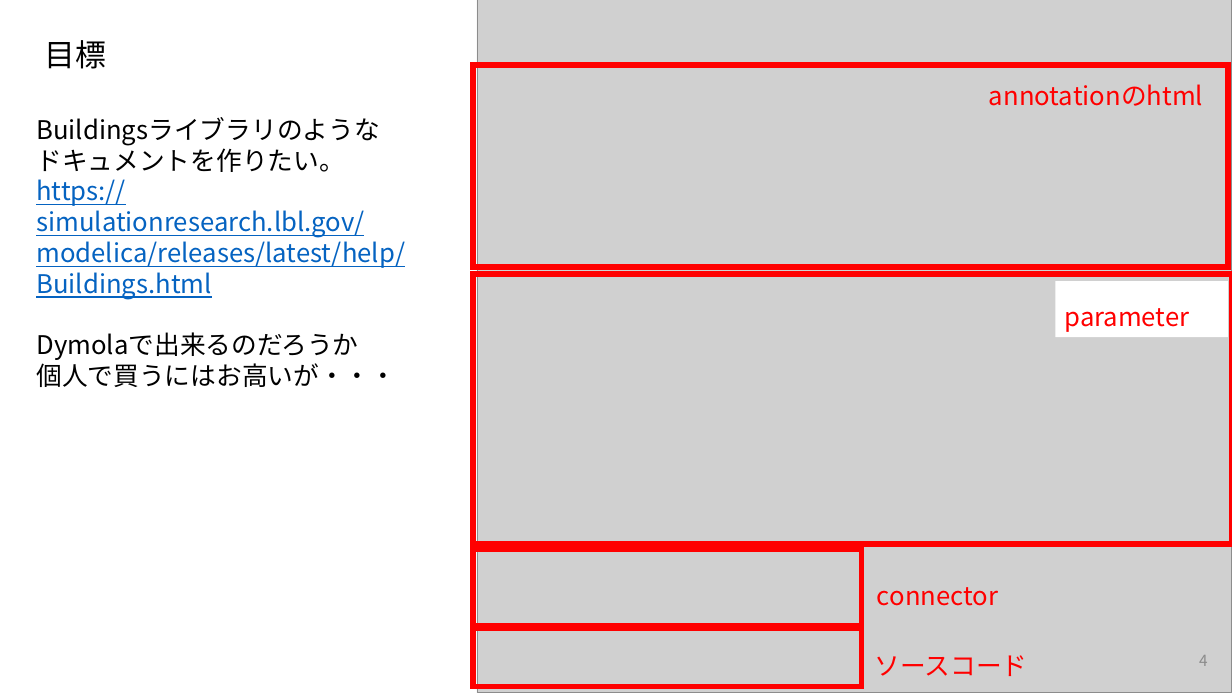
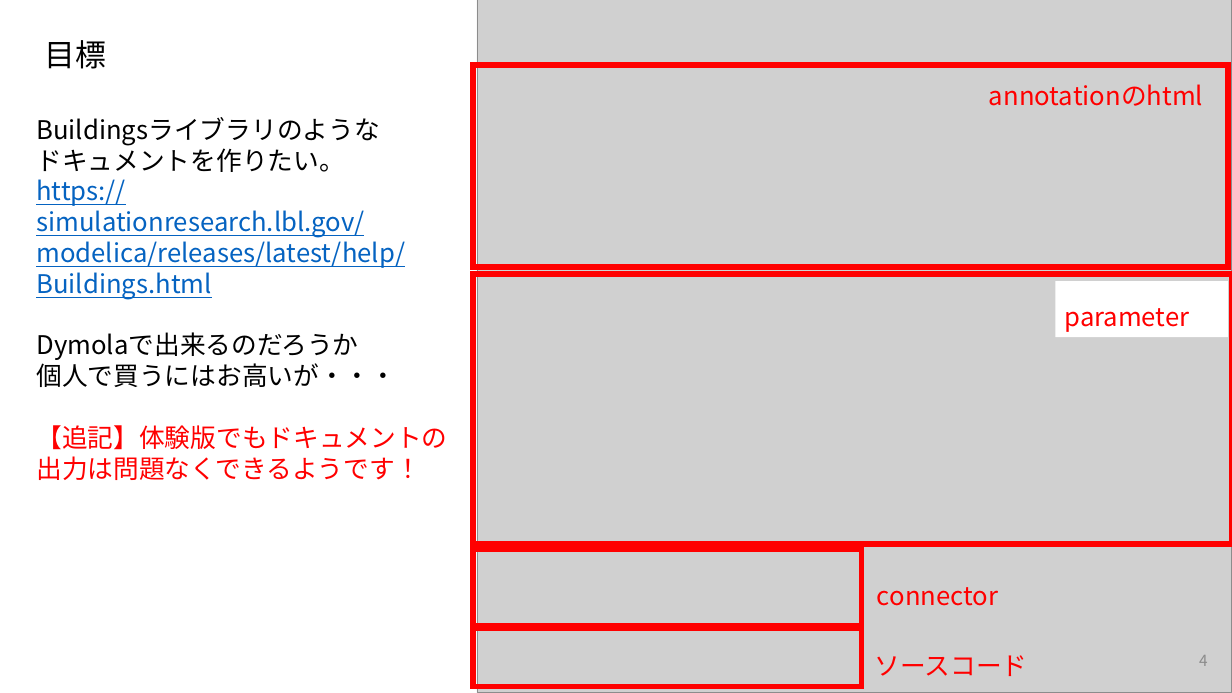
Before and after one commit to kinonotofu/tofulog, a slide deck: slide 4 of document/20190525_GenerateDoc.pptx. Drawn at 1232x693 pixels with LibreOffice and Linux fonts; fonts in the diff are those of the drawing; grey boxes stand for pictures. Boxes give left, top, right and bottom in pixels: in the first picture for what was removed or moved away, otherwise in the second. Text is boxed around its words. In the diff, an @@ line names an element or a change of style, - is before the commit and + after.

```diff
--- a/document/20190525_GenerateDoc.pptx
+++ b/document/20190525_GenerateDoc.pptx
@@ text at bbox=[36, 425, 447, 480]: paragraph added @@
+【追記】体験版でもドキュメントの出力は問題なくできるようです！
```
Also in this commit, not shown: 2 other slides changed.
